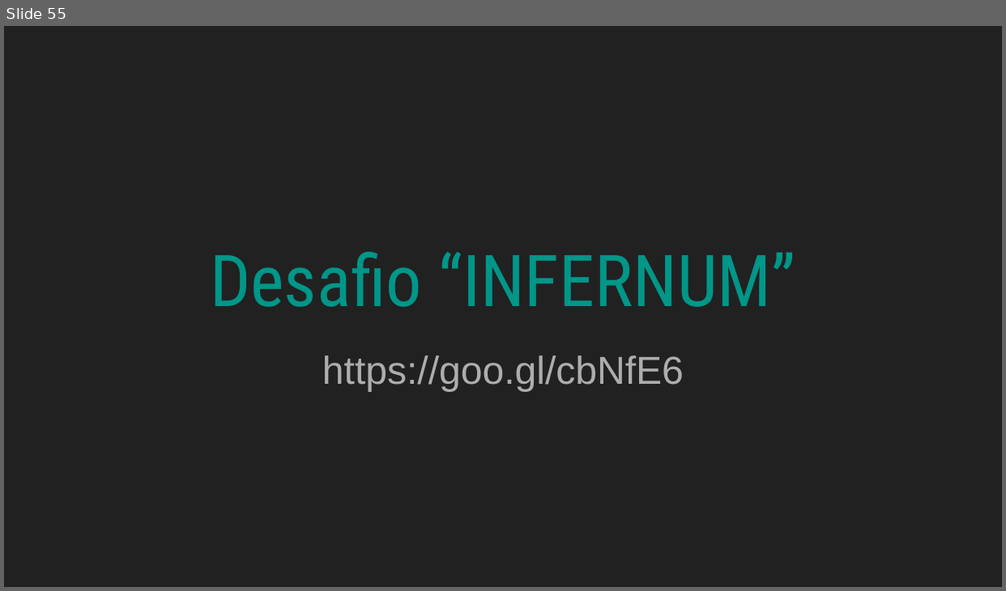
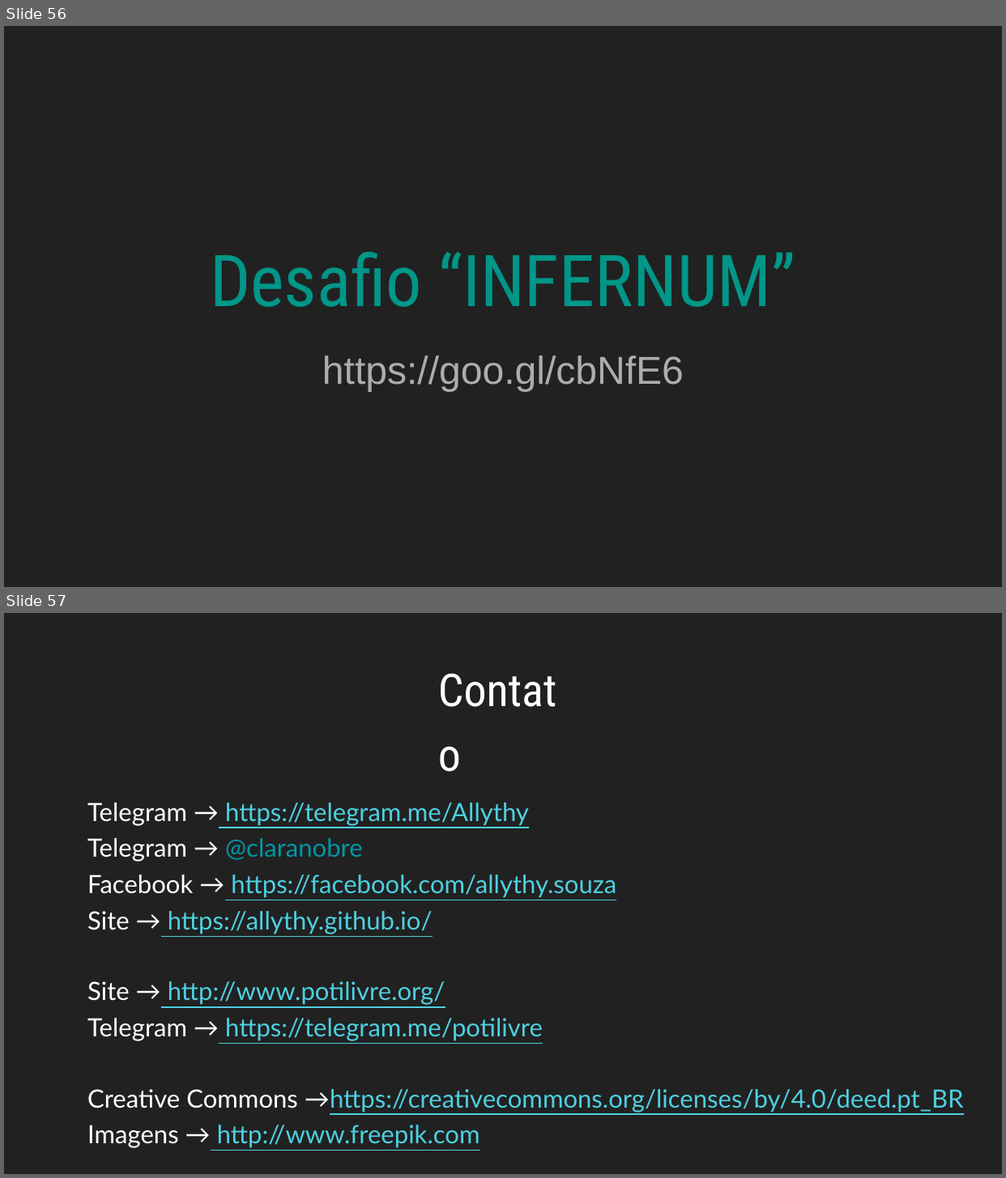
Before and after one commit to allythy/Palestras, a slide deck: Minicurso Do Terminal GNU-Linux ao Python/VI Workshop da Escola de Engenharias e TI.pptx. Shown one above the other, each under a label of ours: slide 55 before the commit, slides 56 and 57 after it. The pictures are 1006x591 and 1006x1178 pixels, drawn with LibreOffice and Linux fonts; fonts in the diff are those of the drawing. Boxes give left, top, right and bottom in pixels: in the first picture for what was removed or moved away, otherwise in the second. Text is boxed around its words. In the diff, an @@ line names an element or a change of style, - is before the commit and + after.

```diff
--- a/Minicurso Do Terminal GNU-Linux ao Python/VI Workshop da Escola de Engenharias e TI.pptx
+++ b/Minicurso Do Terminal GNU-Linux ao Python/VI Workshop da Escola de Engenharias e TI.pptx
@@ slide 57 added at (4, 613, 1002, 1174), background #212121 @@
@@ text added at (429, 679, 577, 752), 36 pt, text #FFFFFF @@
+Contato
@@ text added at (87, 803, 964, 1148), 20 pt, text #4DD0E1, underline @@
+Telegram → https://telegram.me/Allythy
+Telegram → @claranobre
+Facebook → https://facebook.com/allythy.souza
+Site → https://allythy.github.io/
+Site → http://www.potilivre.org/
+Telegram → https://telegram.me/potilivre
+Creative Commons →https://creativecommons.org/licenses/by/4.0/deed.pt_BR
+Imagens → http://www.freepik.com
@@ what was slide 55 is now slide 56 @@
```
Also in this commit, not shown: 1 slide changed, 1 other slide added, 2 other files.
